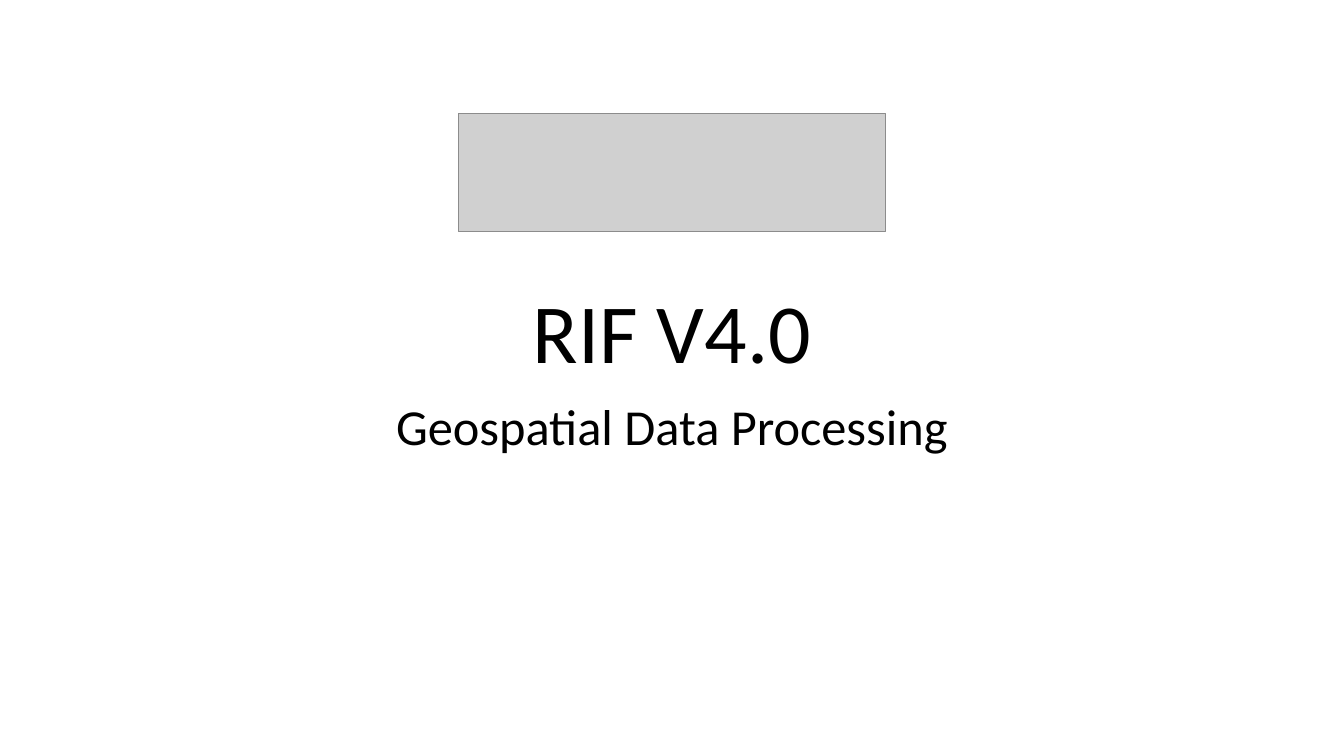
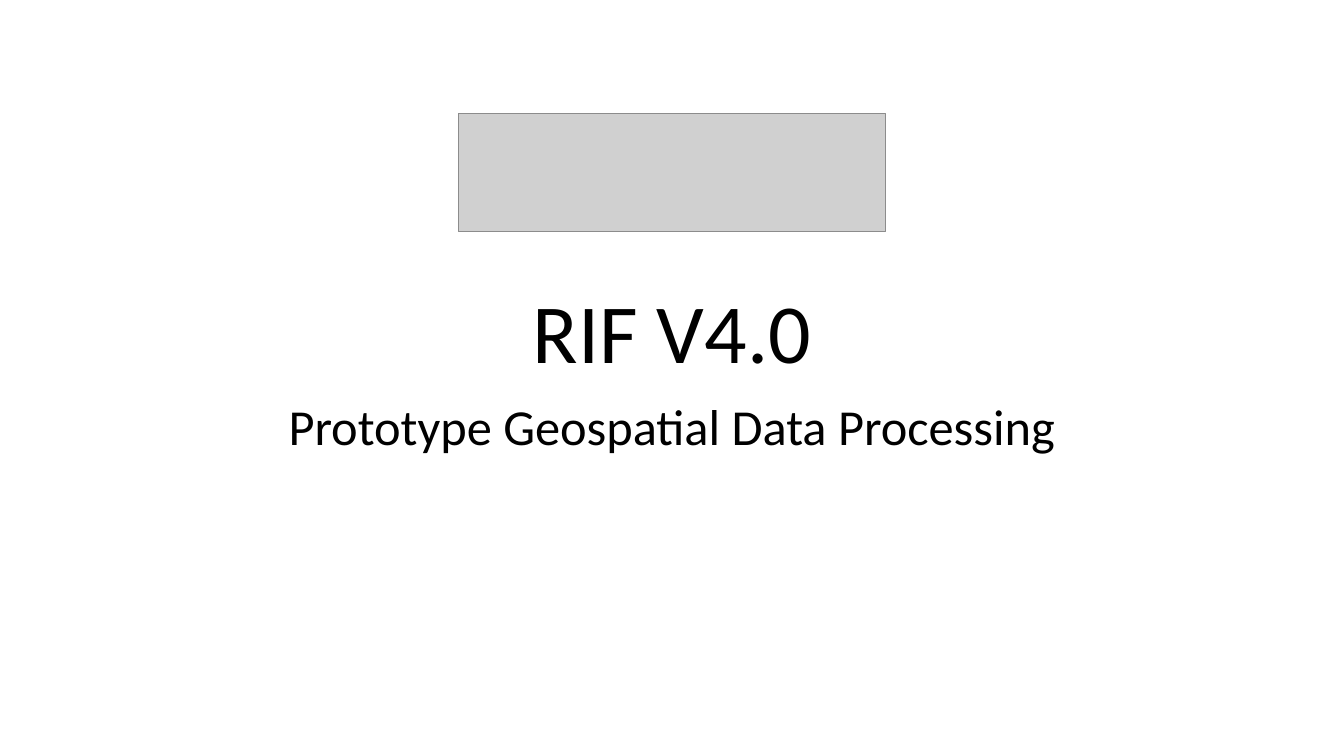
Before and after one commit to smallAreaHealthStatisticsUnit/rapidInquiryFacility, a slide deck: slide 1 of rifNodeServices/RIF Geospatial Data Processing.pptx. Drawn at 1344x756 pixels with LibreOffice and Linux fonts; fonts in the diff are those of the drawing; grey boxes stand for pictures. Boxes give left, top, right and bottom in pixels: in the first picture for what was removed or moved away, otherwise in the second. Text is boxed around its words. In the diff, an @@ line names an element or a change of style, - is before the commit and + after.

```diff
--- a/rifNodeServices/RIF Geospatial Data Processing.pptx
+++ b/rifNodeServices/RIF Geospatial Data Processing.pptx
@@ subtitle at box(289, 410, 1055, 454): text changed @@
-Geospatial Data Processing
+Prototype Geospatial Data Processing
```
Also in this commit, not shown: 1 other slide changed, 3 other files.
